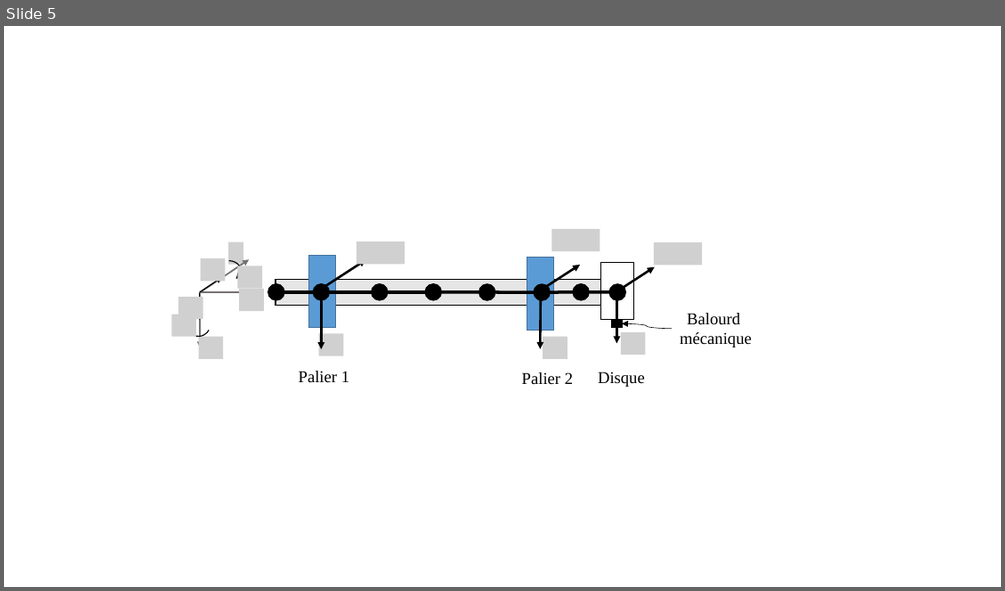
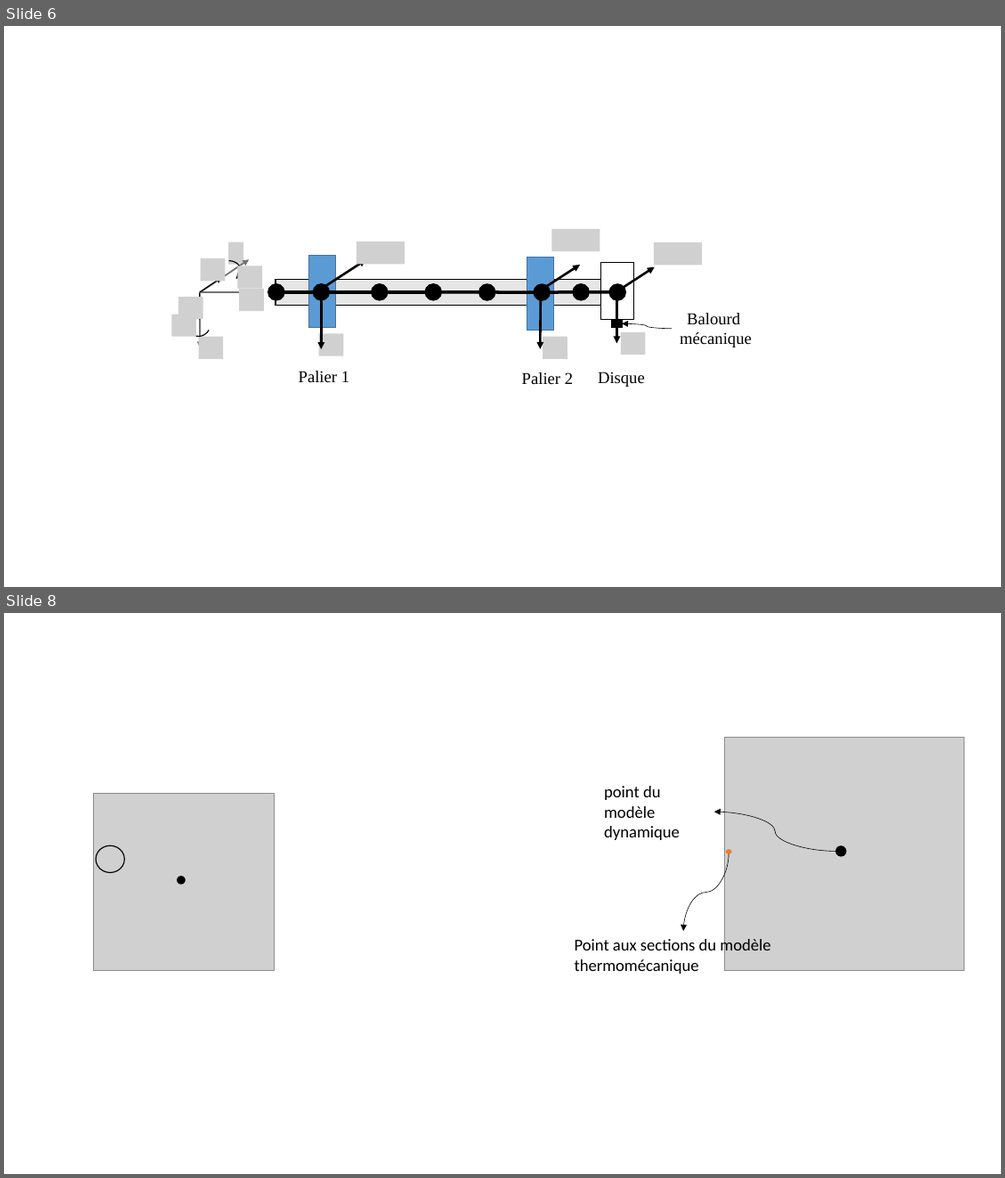
Before and after one commit to SilunZ/SoutenanceThese, a slide deck: Support/Figures.pptx. Shown one above the other, each under a label of ours: slide 5 before the commit, slides 6 and 8 after it; the slides between them are not shown. The pictures are 1005x591 and 1005x1178 pixels, drawn with LibreOffice and Linux fonts; fonts in the diff are those of the drawing; grey boxes stand for pictures. Boxes give left, top, right and bottom in pixels: in the first picture for what was removed or moved away, otherwise in the second. Text is boxed around its words. In the diff, an @@ line names an element or a change of style, - is before the commit and + after.

```diff
--- a/Support/Figures.pptx
+++ b/Support/Figures.pptx
@@ slide 8 added at <box>4,613,1001,1174</box>, background #FFFFFF @@
@@ picture added at <box>93,793,275,970</box> @@
@@ ellipse added at <box>96,845,124,873</box>, outline #000000 1 pt @@
@@ ellipse added at <box>178,876,185,884</box>, fill #000000, outline #000000 1 pt @@
@@ group added at <box>574,737,964,973</box>: 2 ellipses, 2 curved arrows, 2 texts, 1 picture @@
+point du modèle dynamique
+Point aux sections du modèle thermomécanique
@@ what was slide 5 is now slide 6 @@
```
Also in this commit, not shown: 2 other slides added, 1 other file.
